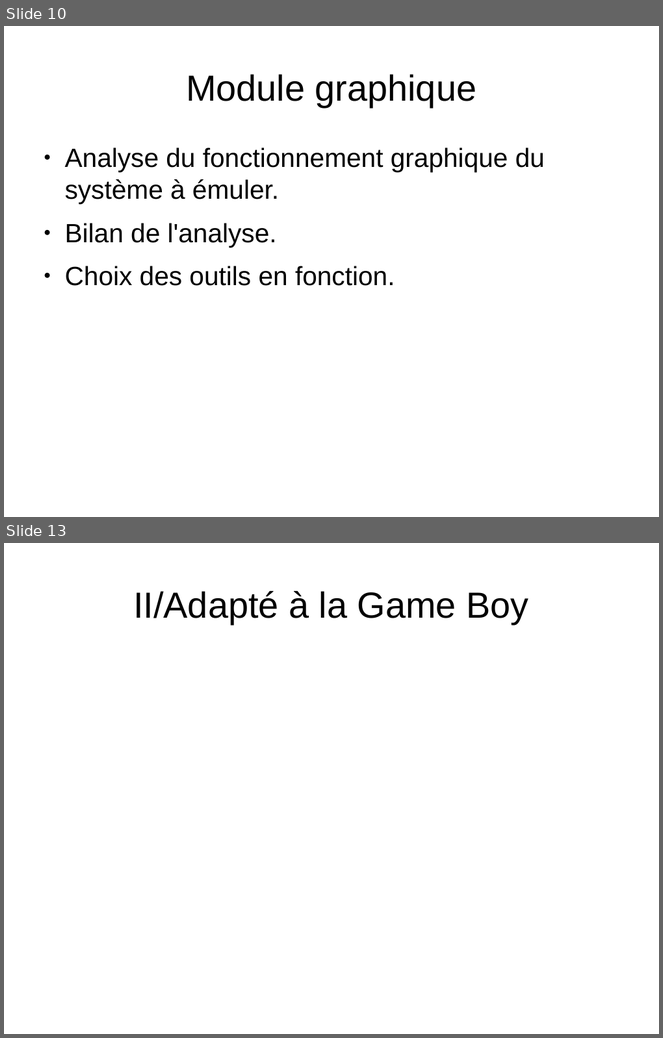
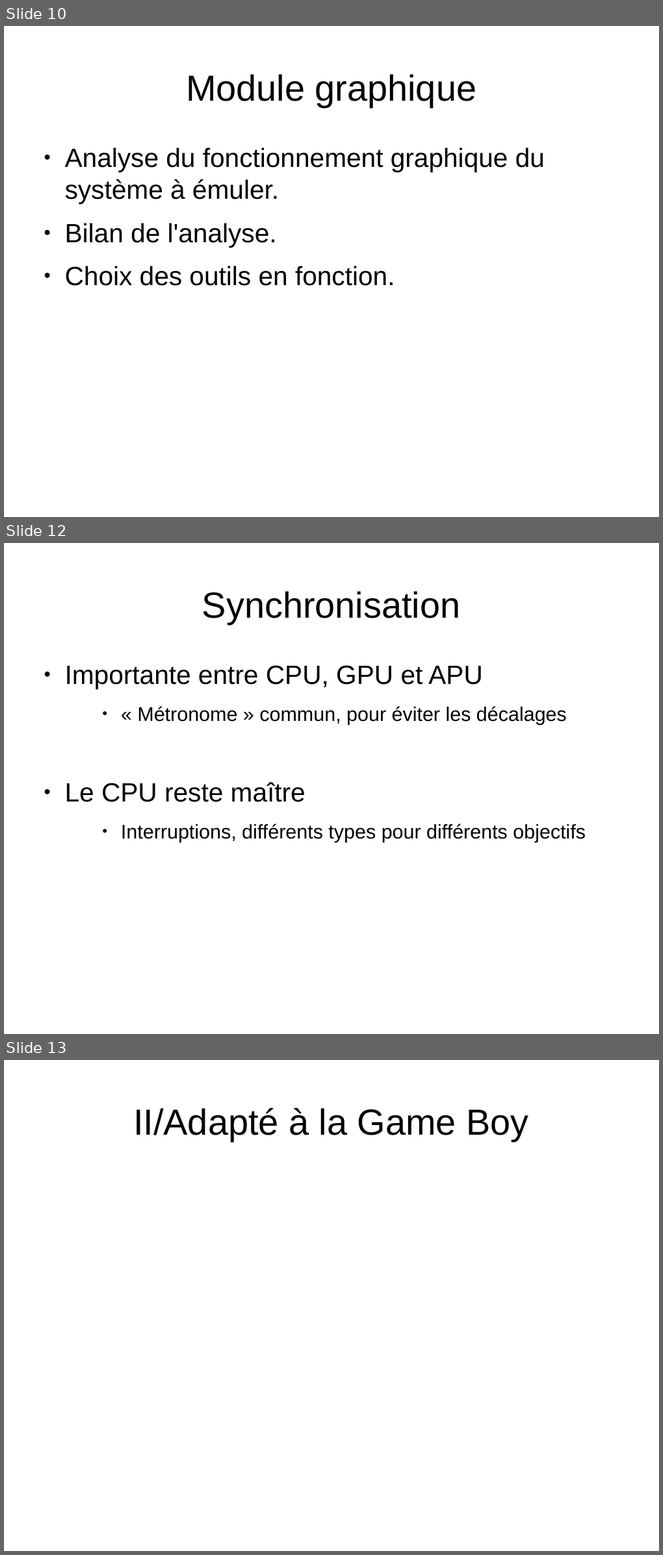
Before and after one commit to joakim-d/GroBoy, a slide deck: documents_TER/soutenance.odp. Shown one above the other, each under a label of ours: slides 10 and 13 before the commit, slides 10, 12 and 13 after it; the slides between them are not shown. The pictures are 663x1038 and 663x1555 pixels, drawn with LibreOffice and Linux fonts; fonts in the diff are those of the drawing. Boxes give left, top, right and bottom in pixels: in the first picture for what was removed or moved away, otherwise in the second. Text is boxed around its words. In the diff, an @@ line names an element or a change of style, - is before the commit and + after.

```diff
--- a/documents_TER/soutenance.odp
+++ b/documents_TER/soutenance.odp
@@ slide 12 added at <box>4,543,659,1034</box>, background #FFFFFF @@
@@ title added at <box>202,591,460,624</box>, 44 pt, text #000000 @@
+Synchronisation
@@ text added at <box>65,665,586,843</box>, 24 pt, text #000000 @@
+● Importante entre CPU, GPU et APU
+    ● « Métronome » commun, pour éviter les décalages
+● Le CPU reste maître
+    ● Interruptions, différents types pour différents objectifs
```
Also in this commit, not shown: 1 slide changed, 6 other slides added, 7 slides removed.
